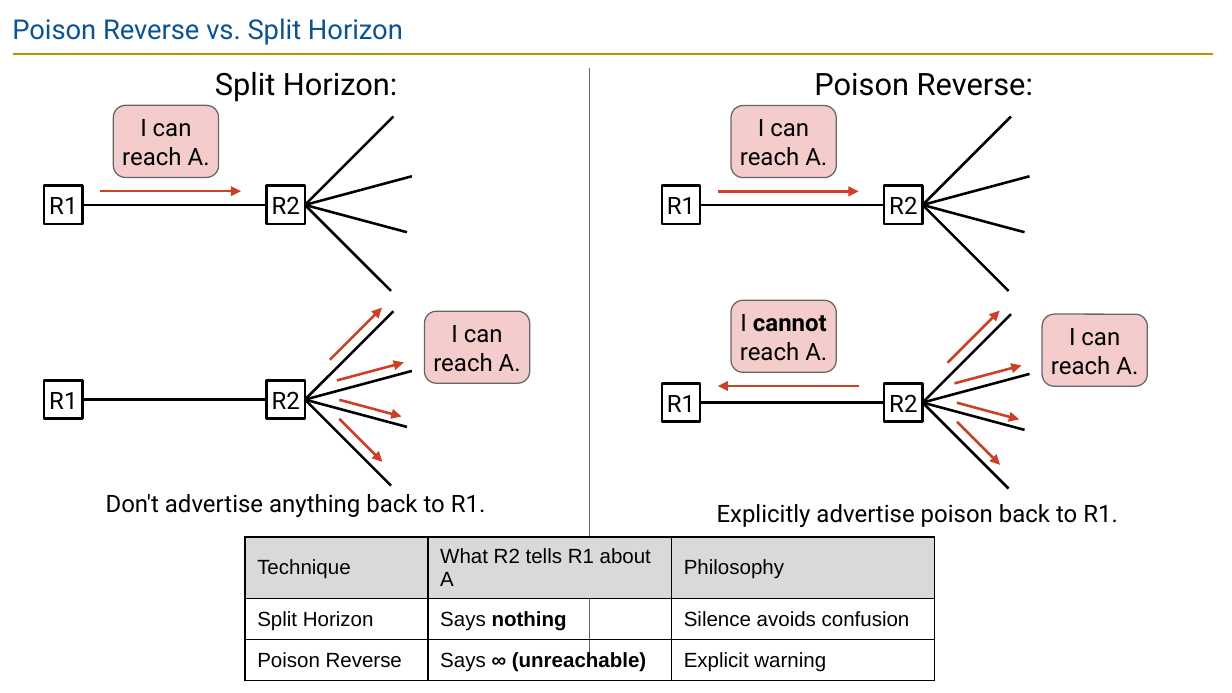
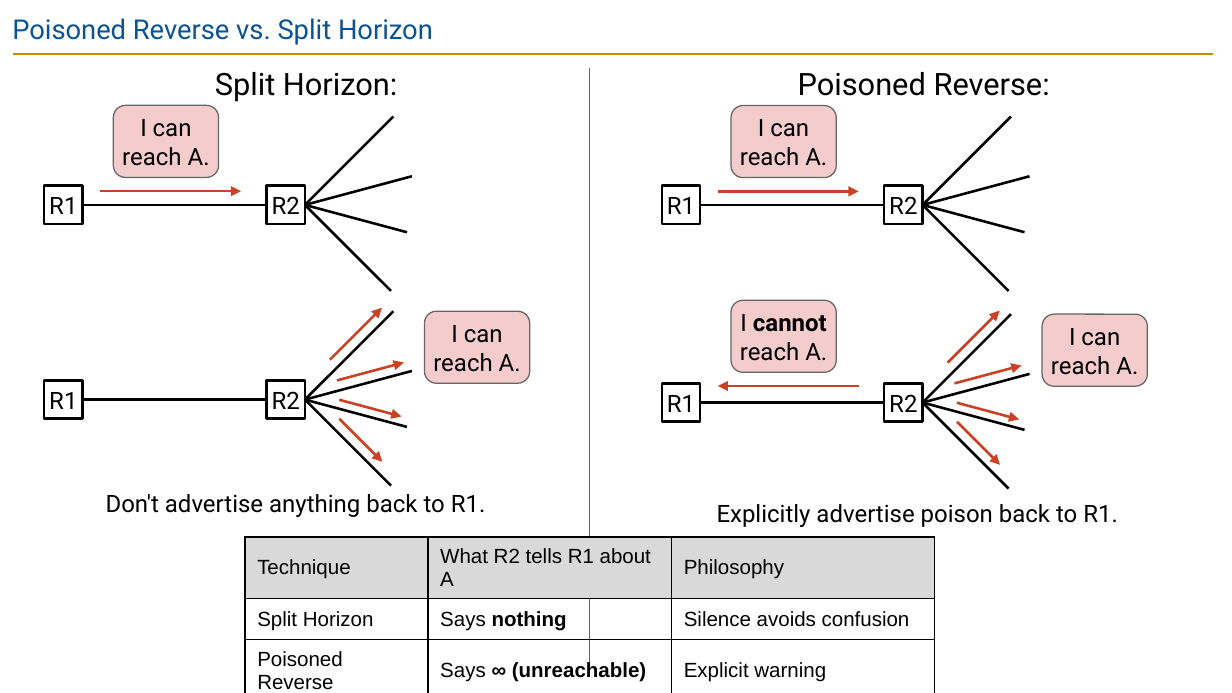
Before and after one commit to guhofstra/CSC175Sp26, a slide deck: slide 77 of PPTs/Lecture 5.2 - Distance-Vector.pptx. Drawn at 1232x693 pixels with LibreOffice and Linux fonts; fonts in the diff are those of the drawing. Boxes give left, top, right and bottom in pixels: in the first picture for what was removed or moved away, otherwise in the second. Text is boxed around its words. In the diff, an @@ line names an element or a change of style, - is before the commit and + after.

```diff
--- a/PPTs/Lecture 5.2 - Distance-Vector.pptx
+++ b/PPTs/Lecture 5.2 - Distance-Vector.pptx
@@ title at [12, 18, 433, 45]: text changed @@
-Poison Reverse vs. Split Horizon
+Poisoned Reverse vs. Split Horizon
@@ text at [798, 72, 1050, 96]: text changed @@
-Poison Reverse:
+Poisoned Reverse:
@@ table at [245, 537, 935, 693] @@
-row 3, column 1: Poison Reverse
+row 3, column 1: Poisoned Reverse
```
Also in this commit, not shown: 21 other slides changed, 7 other files.
